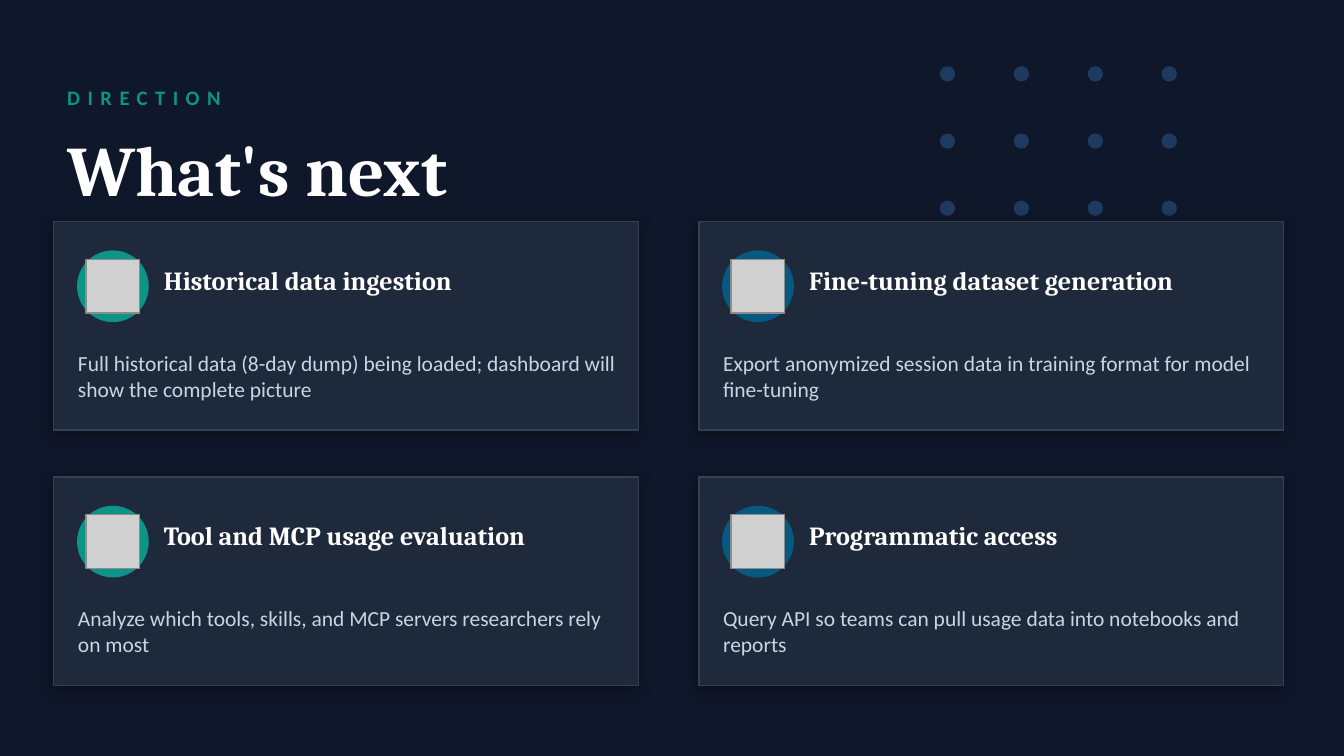
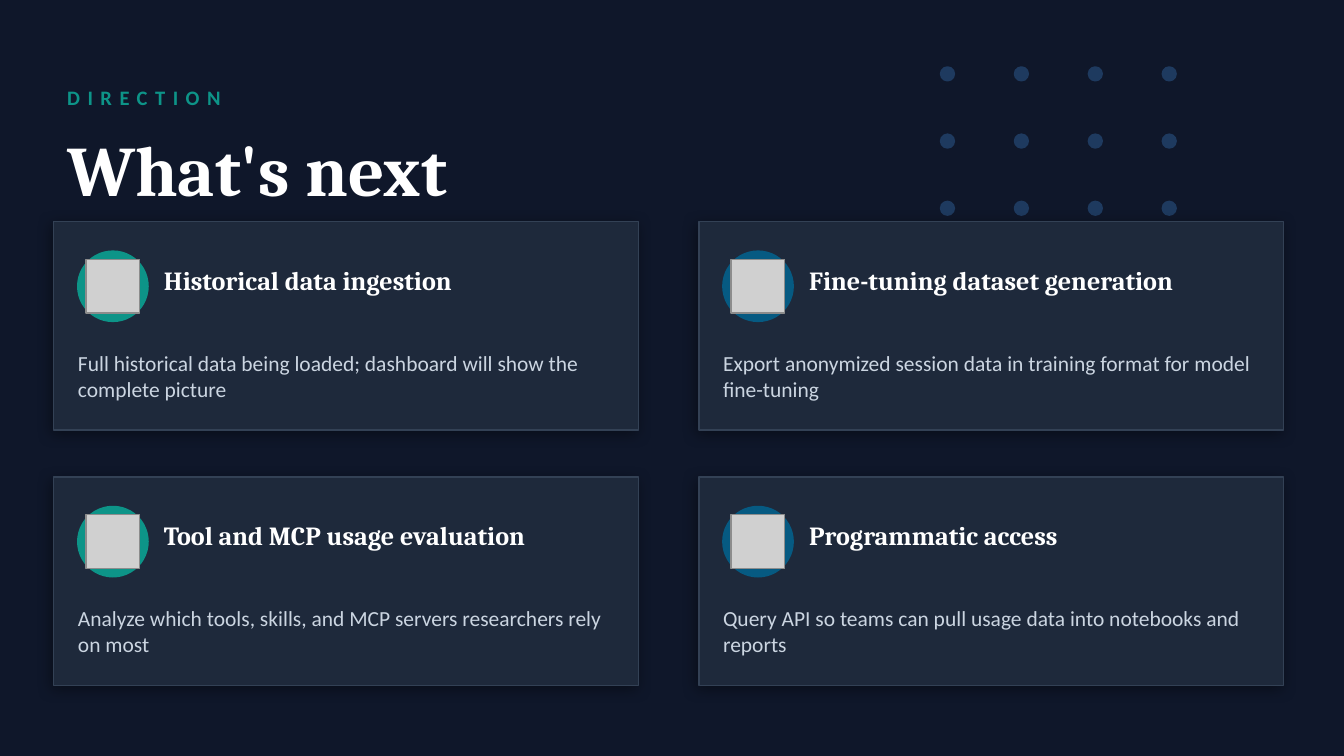
Before and after one commit to bhagyashreewagh/llmaven-dashboard, a slide deck: slide 7 of slides/LLMoxie_Pipeline.pptx. Drawn at 1344x756 pixels with LibreOffice and Linux fonts; fonts in the diff are those of the drawing; grey boxes stand for pictures. Boxes give left, top, right and bottom in pixels: in the first picture for what was removed or moved away, otherwise in the second. Text is boxed around its words. In the diff, an @@ line names an element or a change of style, - is before the commit and + after.

```diff
--- a/slides/LLMoxie_Pipeline.pptx
+++ b/slides/LLMoxie_Pipeline.pptx
@@ text at <box>78,356,578,401</box>: text changed @@
-Full historical data (8-day dump) being loaded; dashboard will show the complete picture
+Full historical data being loaded; dashboard will show the complete picture
```
Also in this commit, not shown: 1 other slide changed, 2 other files.
